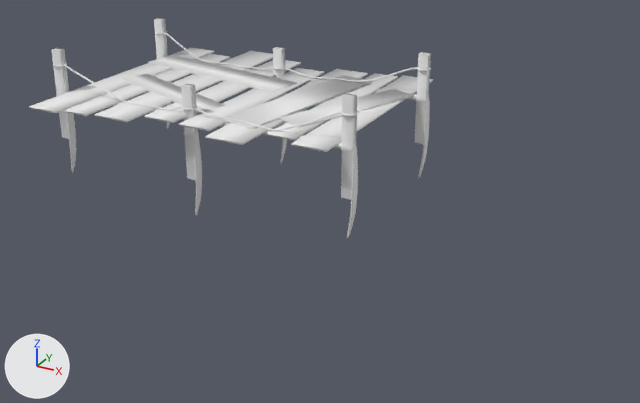
A saved change to the FBX model Assets/Models/Buildings/Pier.fbx.
The view is the same before and after, from a 50 mm lens placed at (12.0, -24.5, 15.1), pointed at (-1.3, -0.3, 2.9). The lights are fixed; the arrows at lower left show +X, +Y and +Z. Materials are left out; every surface is plain grey. Where no turn or scale is listed for an object, it has been applied to the vertices.

The first picture shows 'Knots', 'Loose Planks', 'Planks', 'Rope', 'Sticks', 'Support'.
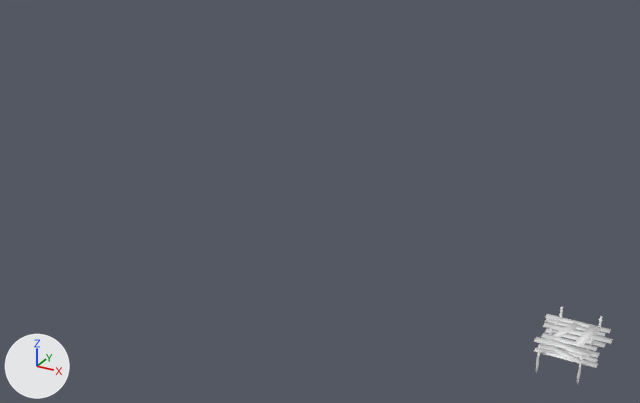
Diff of the bpy script that builds the scene:
```diff
--- a/Assets/Models/Buildings/Pier.fbx.py
+++ b/Assets/Models/Buildings/Pier.fbx.py
@@ me_torus_001 @@
 # used by ob_knots; location = (-4.7, -2.76, 6.45); scale = (0.273, 0.28, 0.318)
-me_torus_001.from_pydata(...)  # 3456 vertices, 3456 faces; spans x -20.6..21.7, y -0.9..20.5, z -0.1..2.3
+me_torus_001.from_pydata(...)  # 11756 vertices, 11580 faces; spans x -20.6..21.8, y -6.8..28.0, z -12.0..3.8
+# me_torus_001 part 1: 8268 vertices added at x -20.5..21.8, y -6.8..28.0, z -12.0..3.8
+# me_torus_001 part 2: the surface is now shaded flat
@@ ob_rope @@
-ob_rope = bpy.data.objects.new('Rope', me_cylinder_005)
-ob_rope.location = (-7.65, -2.76, 6.64)
@@ ob_planks @@
-ob_planks = bpy.data.objects.new('Planks', me_plane_006)
-ob_planks.location = (0.15, 0.05, 6.2)
@@ ob_sticks @@
-ob_sticks = bpy.data.objects.new('Sticks', me_plane_011)
-ob_sticks.location = (1.42, 2.75, 4.67)
@@ ob_knots @@
 ob_knots = bpy.data.objects.new('Knots', me_torus_001)
-ob_knots.location = (-4.7, -2.76, 6.45)
-ob_knots.scale = (0.273, 0.28, 0.318)
+ob_knots.location = (6.81, 0.0, 0.06)
+ob_knots.rotation_euler = (0.0, 0.0, -1.571)  # degrees (0, 0, -90)
+ob_knots.scale = (0.0622, 0.0637, 0.0724)
@@ ob_support @@
-ob_support = bpy.data.objects.new('Support', me_cube_003)
-ob_support.location = (-7.43, -2.76, 6.11)
@@ ob_loose_planks @@
-ob_loose_planks = bpy.data.objects.new('Loose Planks', me_plane_010)
-ob_loose_planks.location = (-6.46, 0.0, 6.23)
```

Changed parts and their boxes [x1, y1, x2, y2] in the pictures (640 x 403 px):
'Planks', deleted
    before: [29, 48, 433, 152]
'Loose Planks', deleted
    before: [122, 55, 415, 129]
'Sticks', deleted
    before: [51, 18, 431, 239]
'Knots', reshaped, moved, turned, rescaled
    before: [53, 31, 431, 117]
    after: [534, 306, 613, 385]
'Rope', deleted
    before: [64, 33, 417, 131]
'Support', deleted
    before: [96, 64, 417, 149]
part 1 of me_torus_001, added
    after: [534, 306, 613, 385]
